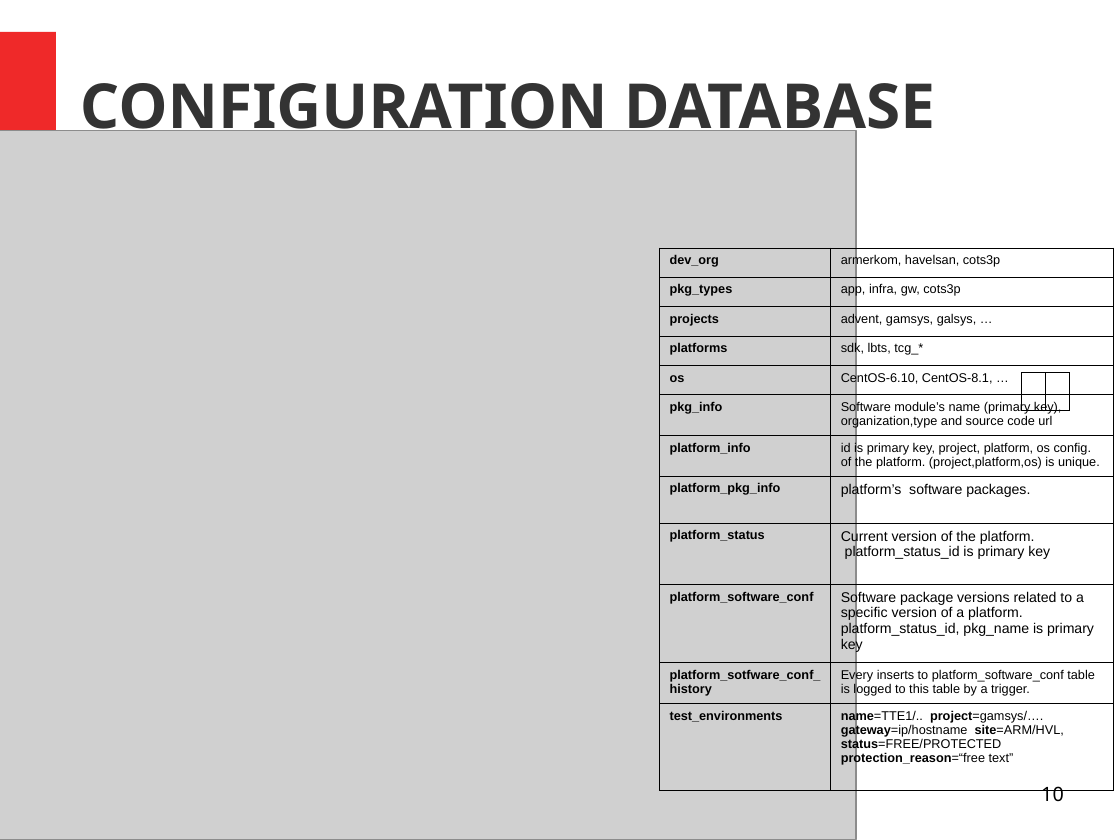
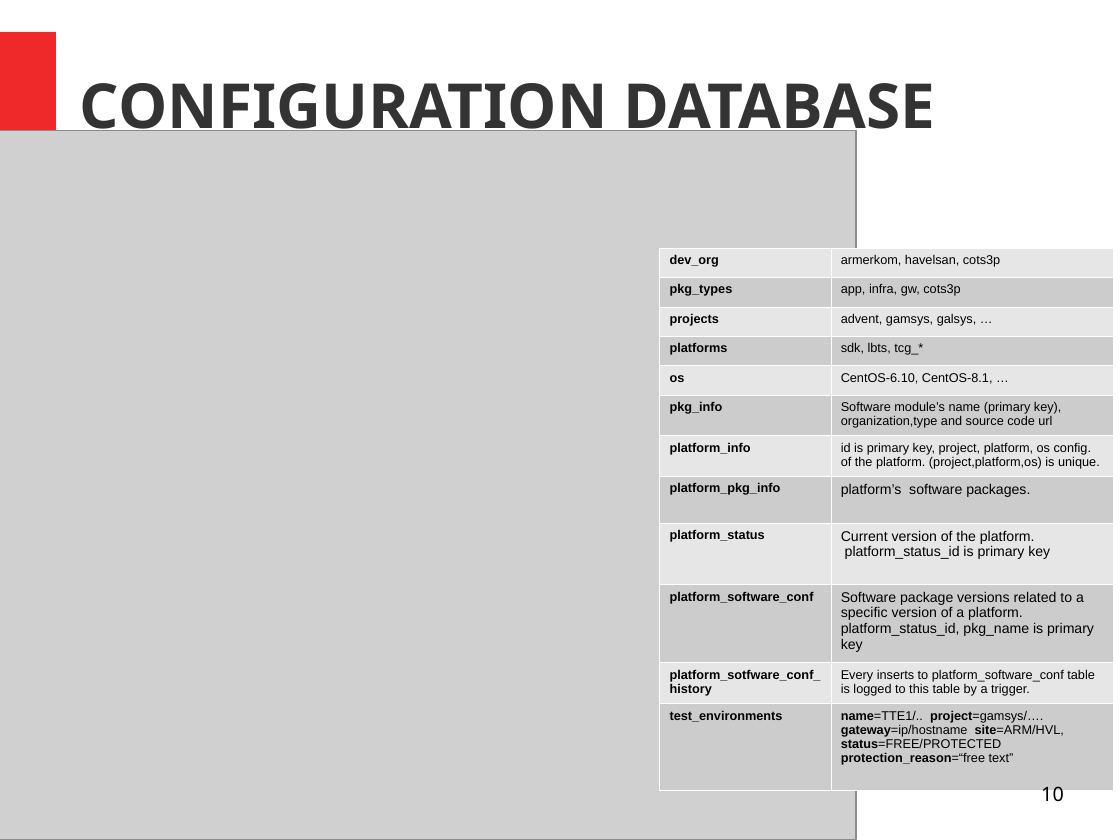
Before and after one commit to mehmetpekmezci/infra, a slide deck: slide 10 of ci-cd/doc/workflows/ci-cd-workflow.draft.odp. Drawn at 1120x840 pixels with LibreOffice and Linux fonts; fonts in the diff are those of the drawing; grey boxes stand for pictures. Boxes give left, top, right and bottom in pixels: in the first picture for what was removed or moved away, otherwise in the second. Text is boxed around its words. In the diff, an @@ line names an element or a change of style, - is before the commit and + after.

```diff
--- a/ci-cd/doc/workflows/ci-cd-workflow.draft.odp
+++ b/ci-cd/doc/workflows/ci-cd-workflow.draft.odp
@@ table at [660,248,1114,773] @@
@@ fill none to #E6E6E6 in 12 cells @@
@@ fill none to #CCCCCC in 12 cells @@
@@ borders changed @@
@@ table at [1021,372,1070,410] @@
@@ borders changed @@
```
Also in this commit, not shown: 1 other slide changed, 1 other file.
